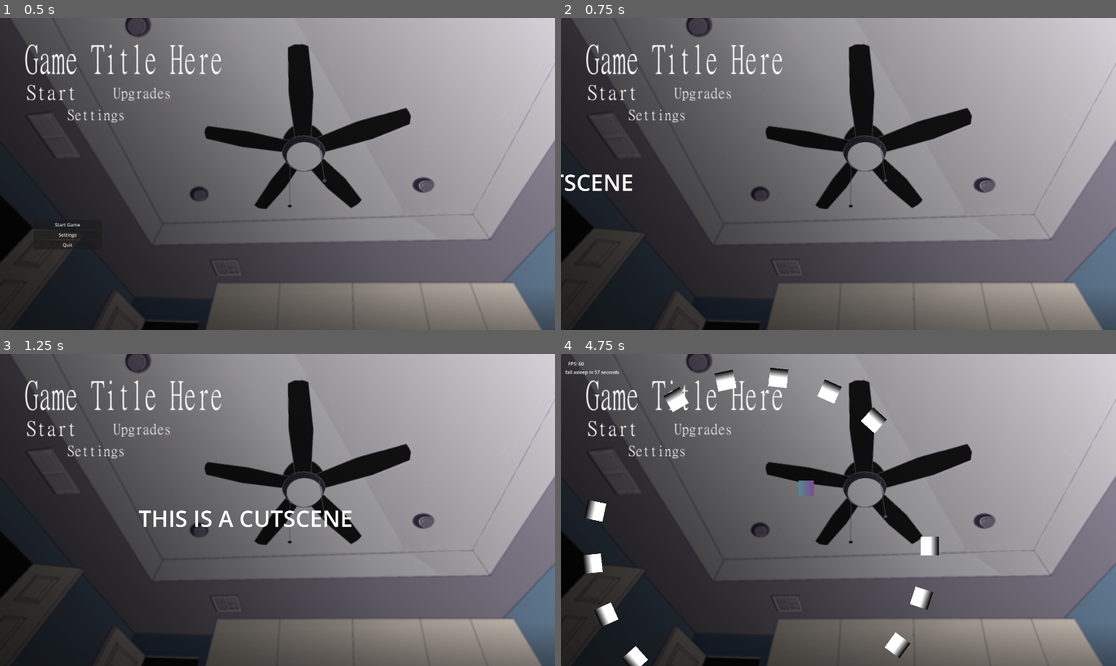
Above: before the commit, frames 1-4 (two rows, left to right).
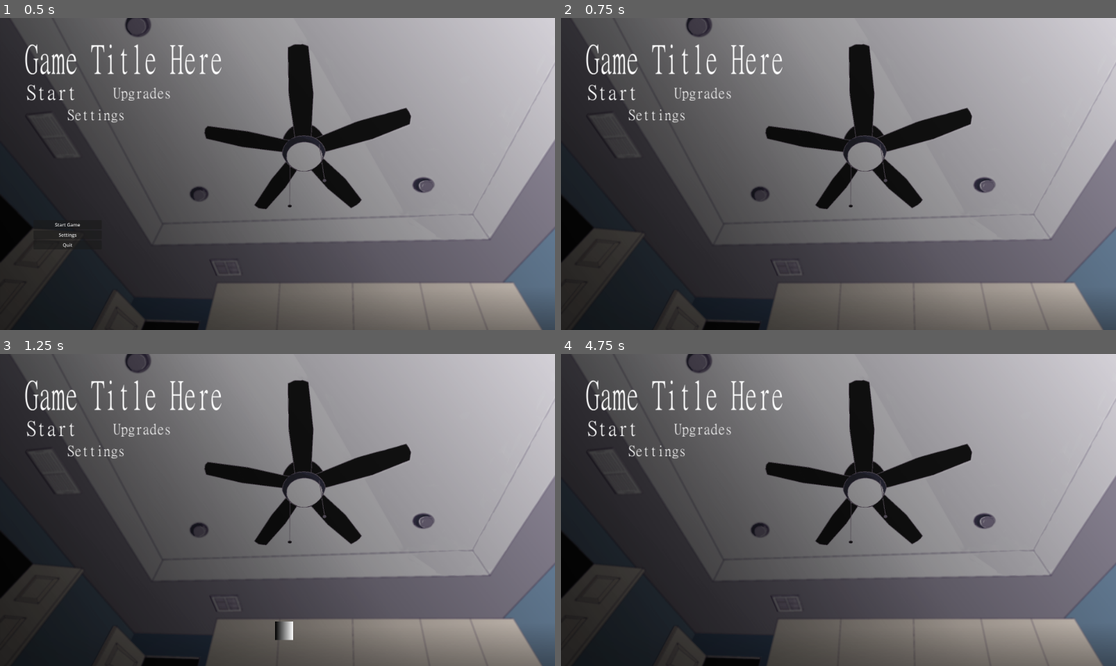
Above: after the commit, the same moments.

Repository: PatrikS24/GMTK26
Game: Godot game, scene res://state/main_state.tscn
Two runs of this game, one before a commit and one after it. Both use one fixed random seed, a clock stepped at 60 frames per second and the inputs below.
Inputs:
- Up to frame 1 (0.5 s): no input
- Up to frame 2 (0.75 s): click "Start Game" at 0.5 s
- Up to frame 3 (1.25 s): no input
- Up to frame 4 (4.75 s): hold Right (ui_right) 1.28-2.03 s; hold Down (ui_down) 2.03-2.78 s; hold Right (ui_right) 2.78-3.53 s; hold Up (ui_up) 3.53-4.28 s; hold Left (ui_left) from 4.28 s (still down)

Frame 1 is identical in both runs. In frame 2, 0.3% of the frame differs, in the area x 0-13%, y 50-56%; in frame 3, 1.0%; in frame 4, 2.4%, in the area x 0-69%, y 2-100%.

Commit message:
did some stuff

Diff:
--- a/player/countdown.gd
+++ b/player/countdown.gd
@@ -15,6 +15,7 @@
 	var remaining = timer.time_left
 	remaining += time
 	timer.start(remaining)
+	MainState.onDamageDealt()
 
 func remove_time(time: float):
 	var remaining = timer.time_left
--- a/state/background.gd
+++ b/state/background.gd
@@ -1,18 +1,40 @@
-extends CanvasLayer
+class_name BackgroundController extends CanvasLayer
 
 @export var camera: Camera2D
 @onready var background: ColorRect = $Background
 
-var eye_openness: float = 1.0
+@onready var eye_animation_player: AnimationPlayer = $EyeAnimationPlayer
+
+
+
+@export var eye_openness: float = 1.0
+
+
+var active_tween: Tween
+
+func _ready() -> void:
+	MainState.damageDealt.connect(open_eyes_a_little)
+
 
 func _process(delta: float) -> void:
+	if MainState.get_state() == MainState.GameState.IN_GAME:
+		eye_openness = lerp(eye_openness, 0.0, 0.01)
+
 	var mat := background.material as ShaderMaterial
 	mat.set_shader_parameter("camera_position", camera.global_position)
 	mat.set_shader_parameter("viewport_size", get_viewport().get_visible_rect().size)
 	mat.set_shader_parameter("eye_openness", eye_openness)
 
-	if Input.is_action_just_pressed("ui_down"):
-		eye_openness -= 0.1
-	if Input.is_action_just_pressed("ui_up"):
-		eye_openness += 0.1
-	print(eye_openness)
+func open_eyes_a_little():
+	if active_tween and active_tween.is_valid():
+		active_tween.kill()
+
+	# 2. Create the new tween safely
+	active_tween = create_tween()
+	active_tween.tween_property(self, "eye_openness", eye_openness + 0.2, 0.1)
+
+func open_eyes():
+	eye_animation_player.play("open_eyes")
+
+func close_eyes():
+	eye_animation_player.play("close_eyes")
--- a/state/main_state.gd
+++ b/state/main_state.gd
@@ -8,6 +8,8 @@
 signal onInGame
 signal onCutScene
 signal onPause
+
+signal damageDealt
 
 func set_game_state(new_state: GameState):
 	if new_state != GameState.IN_GAME:
@@ -42,3 +44,6 @@
 func _to_pause():
 	state = GameState.PAUSE
 	onPause.emit()
+
+func onDamageDealt():
+	damageDealt.emit()
--- a/state/main_state.tscn
+++ b/state/main_state.tscn
@@ -19,51 +19,80 @@
 tracks/0/type = "value"
 tracks/0/imported = false
 tracks/0/enabled = true
-tracks/0/path = NodePath("CanvasLayer/Node2D:position")
+tracks/0/path = NodePath("CanvasLayer/Control/PhoneHand:position")
 tracks/0/interp = 1
 tracks/0/loop_wrap = true
 tracks/0/keys = {
 "times": PackedFloat32Array(0),
 "transitions": PackedFloat32Array(1),
 "update": 0,
-"values": [Vector2(-813, 514)]
-}
-
-[sub_resource type="Animation" id="Animation_y8htd"]
-resource_name = "cutscene"
-length = 2.0
-tracks/0/type = "value"
-tracks/0/imported = false
-tracks/0/enabled = true
-tracks/0/path = NodePath("CanvasLayer/Node2D:position")
-tracks/0/interp = 1
-tracks/0/loop_wrap = true
-tracks/0/keys = {
-"times": PackedFloat32Array(0, 1.9666667),
-"transitions": PackedFloat32Array(1, 1),
-"update": 0,
-"values": [Vector2(-813, 514), Vector2(3000, 514)]
-}
-tracks/1/type = "method"
+"values": [Vector2(951, 1152)]
+}
+tracks/1/type = "value"
 tracks/1/imported = false
 tracks/1/enabled = true
-tracks/1/path = NodePath(".")
+tracks/1/path = NodePath("../BackgroundController:eye_openness")
 tracks/1/interp = 1
 tracks/1/loop_wrap = true
 tracks/1/keys = {
-"times": PackedFloat32Array(1.9666667),
+"times": PackedFloat32Array(0),
+"transitions": PackedFloat32Array(1),
+"update": 0,
+"values": [1.0]
+}
+
+[sub_resource type="Animation" id="Animation_y8htd"]
+resource_name = "cutscene"
+length = 6.0
+tracks/0/type = "method"
+tracks/0/imported = false
+tracks/0/enabled = true
+tracks/0/path = NodePath(".")
+tracks/0/interp = 1
+tracks/0/loop_wrap = true
+tracks/0/keys = {
+"times": PackedFloat32Array(6),
 "transitions": PackedFloat32Array(1),
 "values": [{
 "args": [],
 "method": &"go_to_ingame"
 }]
 }
+tracks/1/type = "value"
+tracks/1/imported = false
+tracks/1/enabled = true
+tracks/1/path = NodePath("CanvasLayer/Control/PhoneHand:position")
+tracks/1/interp = 1
+tracks/1/loop_wrap = true
+tracks/1/keys = {
+"times": PackedFloat32Array(0.06666667, 1.5333333, 2.6666667, 3.9666667),
+"transitions": PackedFloat32Array(1, 1, 1, 1),
+"update": 0,
+"values": [Vector2(951, 1152), Vector2(951, 600), Vector2(951, 600), Vector2(951, 1152)]
+}
+tracks/2/type = "value"
+tracks/2/imported = false
+tracks/2/enabled = true
+tracks/2/path = NodePath("../BackgroundController:eye_openness")
+tracks/2/interp = 1
+tracks/2/loop_wrap = true
+tracks/2/keys = {
+"times": PackedFloat32Array(0.033333335, 4.6666665, 5.9333334),
+"transitions": PackedFloat32Array(1, 1, 1),
+"update": 0,
+"values": [1.0, 1.0, 0.0]
+}
 
 [sub_resource type="AnimationLibrary" id="AnimationLibrary_ovehu"]
 _data = {
 &"RESET": SubResource("Animation_qp3ij"),
 &"cutscene": SubResource("Animation_y8htd")
 }
+
+[sub_resource type="Gradient" id="Gradient_jamk6"]
+
+[sub_resource type="GradientTexture2D" id="GradientTexture2D_24ut0"]
+gradient = SubResource("Gradient_jamk6")
 
 [sub_resource type="ShaderMaterial" id="ShaderMaterial_h6yog"]
 shader = ExtResource("11_4180k")
@@ -89,6 +118,60 @@
 shader_parameter/perlin2_speed = 0.2
 shader_parameter/perlin2_threshold = 0.4770000226575
 
+[sub_resource type="Animation" id="Animation_5whs4"]
+length = 0.001
+tracks/0/type = "value"
+tracks/0/imported = false
+tracks/0/enabled = true
+tracks/0/path = NodePath(".:eye_openness")
+tracks/0/interp = 1
+tracks/0/loop_wrap = true
+tracks/0/keys = {
+"times": PackedFloat32Array(0),
+"transitions": PackedFloat32Array(1),
+"update": 0,
+"values": [1.0]
+}
+
+[sub_resource type="Animation" id="Animation_yycia"]
+resource_name = "close_eyes"
+length = 1.2
+tracks/0/type = "value"
+tracks/0/imported = false
+tracks/0/enabled = true
+tracks/0/path = NodePath(".:eye_openness")
+tracks/0/interp = 1
+tracks/0/loop_wrap = true
+tracks/0/keys = {
+"times": PackedFloat32Array(0, 1.1666667),
+"transitions": PackedFloat32Array(1, 1),
+"update": 0,
+"values": [1.0, 0.0]
+}
+
+[sub_resource type="Animation" id="Animation_jamk6"]
+resource_name = "open_eyes"
+length = 1.2
+tracks/0/type = "value"
+tracks/0/imported = false
+tracks/0/enabled = true
+tracks/0/path = NodePath(".:eye_openness")
+tracks/0/interp = 1
+tracks/0/loop_wrap = true
+tracks/0/keys = {
+"times": PackedFloat32Array(0, 1.2),
+"transitions": PackedFloat32Array(1, 1),
+"update": 0,
+"values": [0.0, 1.0]
+}
+
+[sub_resource type="AnimationLibrary" id="AnimationLibrary_5whs4"]
+_data = {
+&"RESET": SubResource("Animation_5whs4"),
+&"close_eyes": SubResource("Animation_yycia"),
+&"open_eyes": SubResource("Animation_jamk6")
+}
+
 [node name="StateManager" type="Node" unique_id=1031891976 node_paths=PackedStringArray("attack_manager")]
 process_mode = 3
 script = ExtResource("1_omdrj")
@@ -217,24 +300,35 @@
 
 [node name="CanvasLayer" type="CanvasLayer" parent="Cutscene" unique_id=1769544555]
 
-[node name="Node2D" type="Node2D" parent="Cutscene/CanvasLayer" unique_id=128988696]
-position = Vector2(-813, 514)
-
-[node name="Label" type="Label" parent="Cutscene/CanvasLayer/Node2D" unique_id=1986754732]
-offset_right = 740.0
-offset_bottom = 156.0
-theme_override_font_sizes/font_size = 78
-text = "THIS IS A CUTSCENE"
-
-[node name="BackgroundCanvasLayer" type="CanvasLayer" parent="." unique_id=1998990285 node_paths=PackedStringArray("camera")]
+[node name="Control" type="Control" parent="Cutscene/CanvasLayer" unique_id=616927704]
+layout_mode = 3
+anchors_preset = 15
+anchor_right = 1.0
+anchor_bottom = 1.0
+grow_horizontal = 2
+grow_vertical = 2
+mouse_filter = 2
+
+[node name="PhoneHand" type="TextureRect" parent="Cutscene/CanvasLayer/Control" unique_id=2006581225]
+layout_mode = 0
+offset_left = 951.0
+offset_top = 1152.0
+offset_right = 1015.0
+offset_bottom = 1216.0007
+texture = SubResource("GradientTexture2D_24ut0")
+
+[node name="BackgroundController" type="CanvasLayer" parent="." unique_id=1998990285 node_paths=PackedStringArray("camera")]
 layer = -1
 script = ExtResource("10_h6yog")
 camera = NodePath("../Game/CameraController/Camera2D")
 
-[node name="Background" type="ColorRect" parent="BackgroundCanvasLayer" unique_id=366442039]
+[node name="Background" type="ColorRect" parent="BackgroundController" unique_id=366442039]
 material = SubResource("ShaderMaterial_h6yog")
 anchors_preset = 15
 anchor_right = 1.0
 anchor_bottom = 1.0
 grow_horizontal = 2
 grow_vertical = 2
+
+[node name="EyeAnimationPlayer" type="AnimationPlayer" parent="BackgroundController" unique_id=1182973758]
+libraries/ = SubResource("AnimationLibrary_5whs4")
--- a/state/state_manager.gd
+++ b/state/state_manager.gd
@@ -7,6 +7,9 @@
 @onready var pause_menu: Control = $UI/CanvasLayer/PauseMenu
 
 @export var attack_manager: AttackManager
+
+@onready var background_controller: BackgroundController = $BackgroundController
+
 
 
 
@@ -47,6 +50,8 @@
 	cutscene.visible = false
 	pause_menu.visible = false
 	attack_manager.start_spawning()
+	if background_controller.eye_openness > 0.1:
+		background_controller.close_eyes()
 
 
 func on_pause():
@@ -56,3 +61,4 @@
 	cutscene.visible = false
 	pause_menu.visible = true
 	attack_manager.stop_spawning()
+	background_controller.open_eyes()
